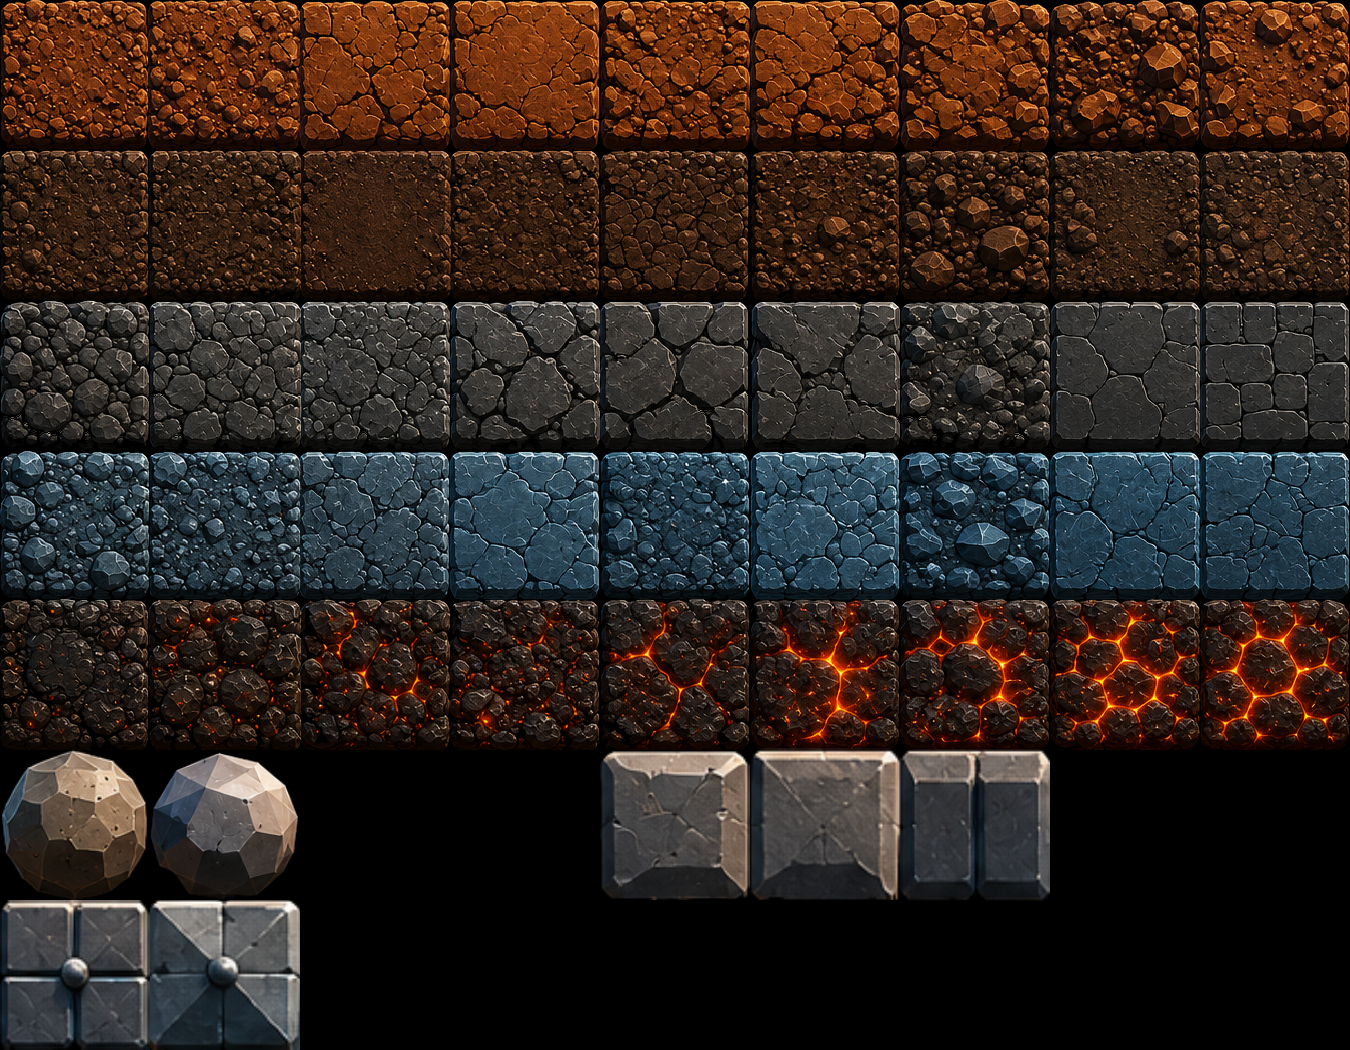
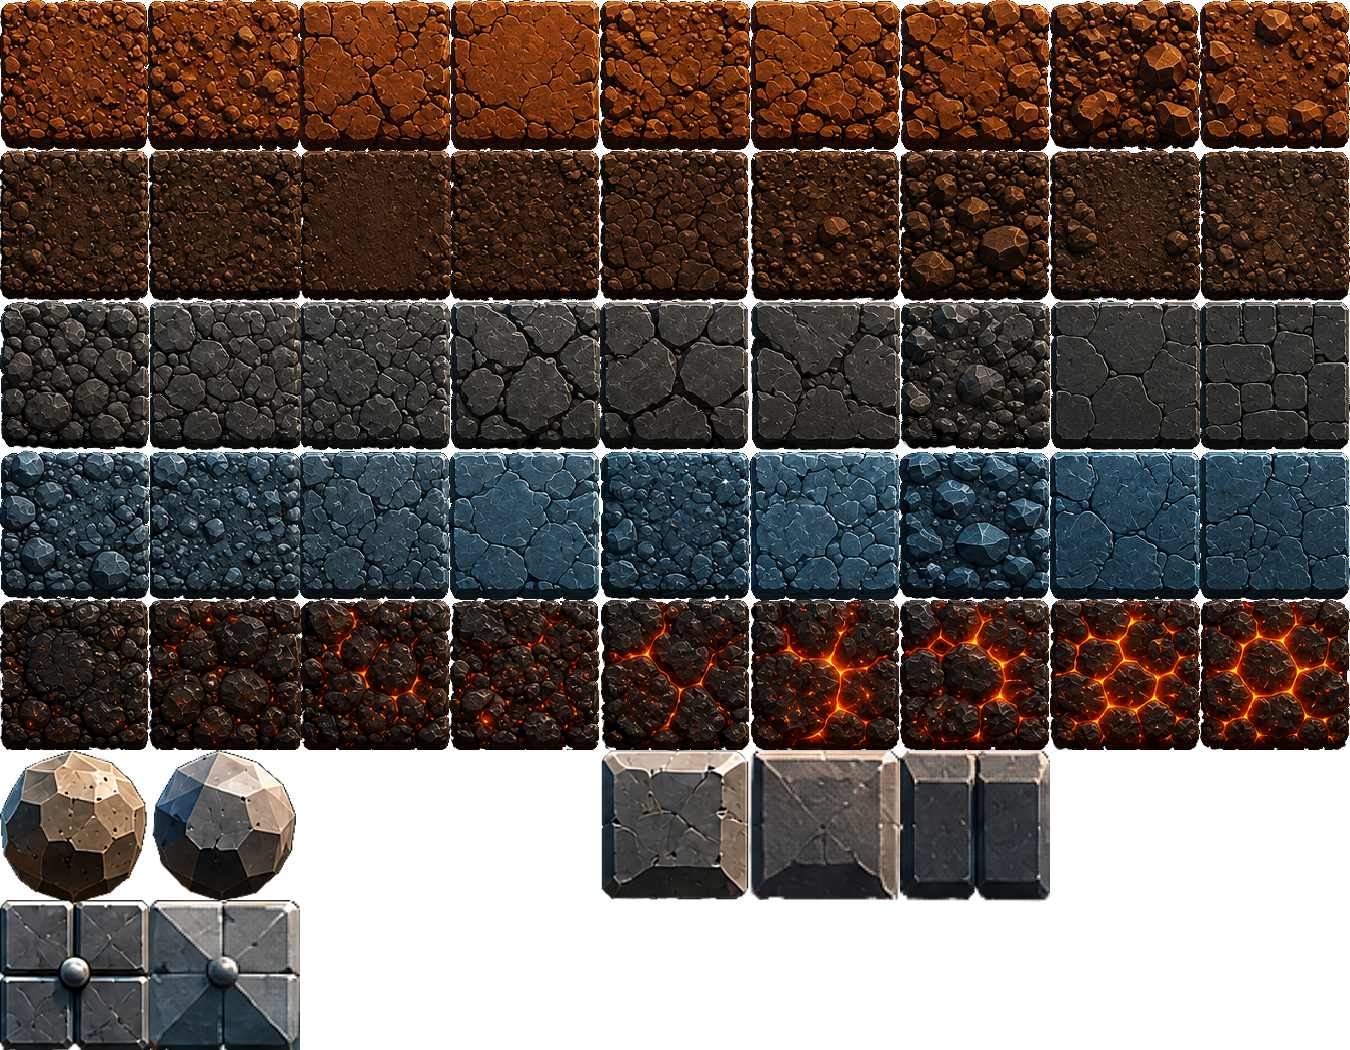
Comparing the layer stacks of the two 1350 × 1050 images. Changes:
removed layer "Layer 51" over [150,753,300,901]
removed layer "Layer 50" over [2,750,148,900]
added layer "Layer 58" above "Layer 56" over [0,750,296,1050]
painted on "Layer 56" over [749,748,903,900]
painted on "Layer 55" over [900,749,1050,902]
painted on "Layer 54" over [150,900,300,1050]
removed layer "Layer 53" over [600,747,750,900]
added layer "Layer 59" above "Layer 52" over [601,750,749,900]
painted on "dirt" over [0,106,1349,750]
added layer "Layer 57" above "Layer 49" over [0,0,1350,1050]
showed "Layer 49" over [0,0,1350,1050]